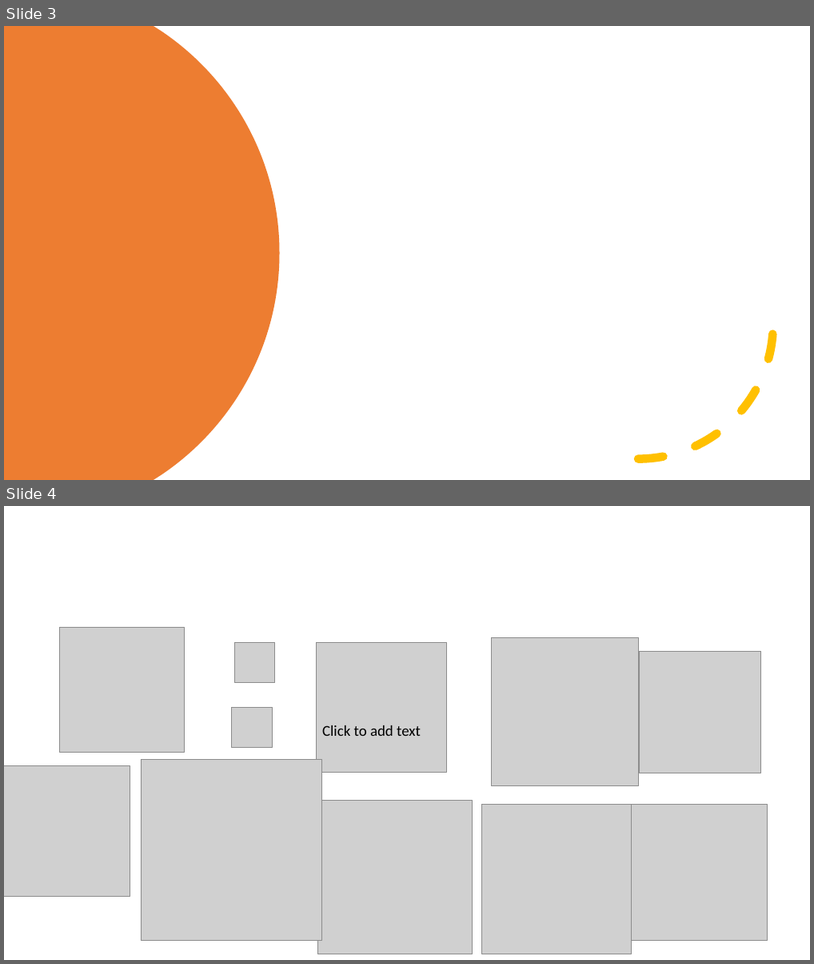
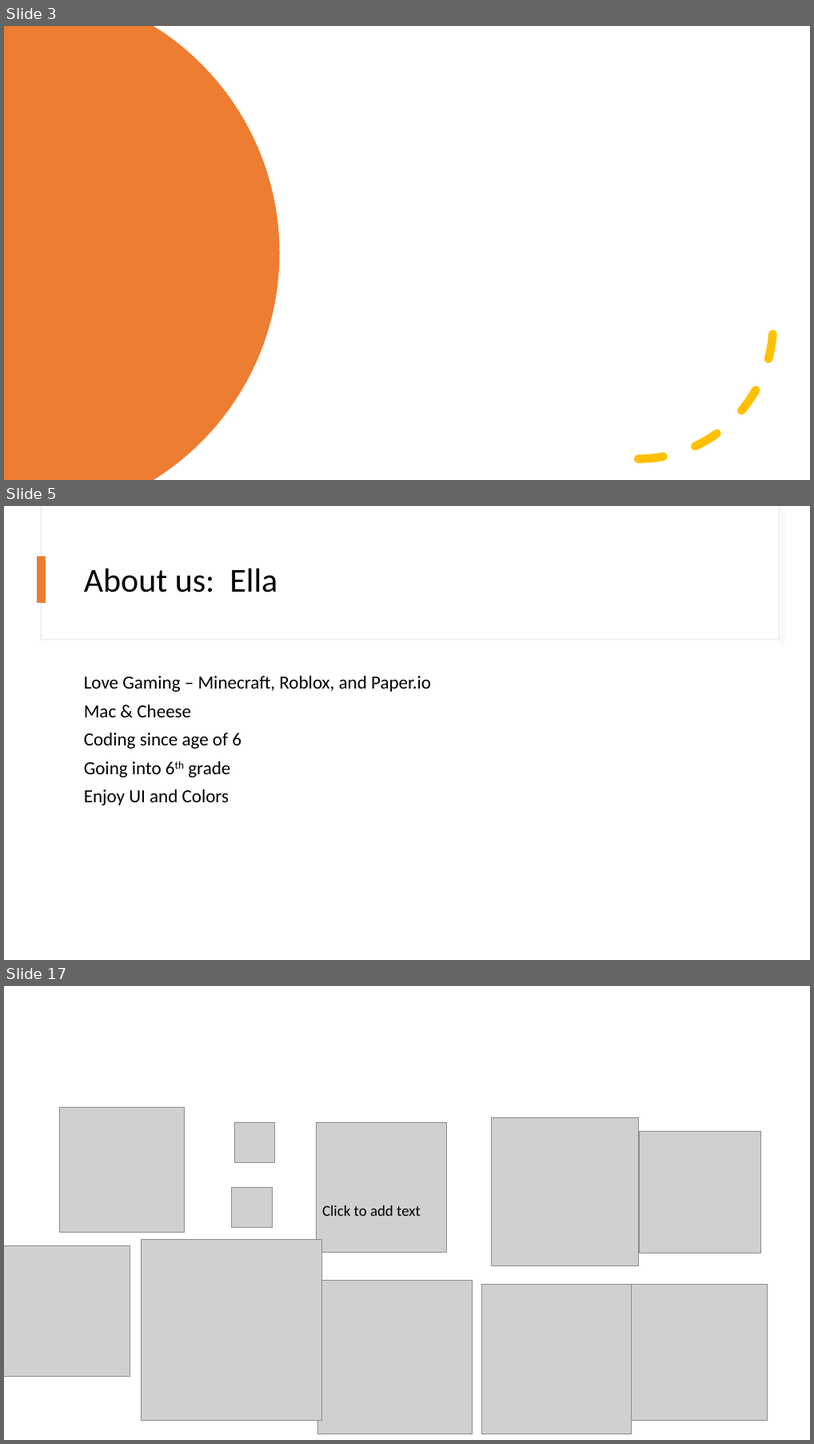
Before and after one commit to kevmoens/ThatConference2022, a slide deck: ThatConference2022.pptx. Shown one above the other, each under a label of ours: slides 3 and 4 before the commit, slides 3, 5 and 17 after it; the slides between them are not shown. The pictures are 814x964 and 814x1444 pixels, drawn with LibreOffice and Linux fonts; fonts in the diff are those of the drawing; grey boxes stand for pictures. Boxes give left, top, right and bottom in pixels: in the first picture for what was removed or moved away, otherwise in the second. Text is boxed around its words. In the diff, an @@ line names an element or a change of style, - is before the commit and + after.

```diff
--- a/ThatConference2022.pptx
+++ b/ThatConference2022.pptx
@@ slide 5 added at box(4, 506, 810, 960), background #FFFFFF @@
@@ rectangle added at box(41, 506, 779, 640), fill #FFFFFF, outline #E1E1E1 0.75 pt @@
@@ rectangle added at box(42, 506, 779, 639), fill #FFFFFF @@
@@ rectangle added at box(38, 556, 46, 603), fill #ED7D31 @@
@@ title added at box(84, 568, 278, 592), 40 pt, text #000000 @@
+About us: Ella
@@ text added at box(84, 676, 431, 805), 22 pt, text #000000 @@
+Love Gaming – Minecraft, Roblox, and Paper.io
+Mac & Cheese
+Coding since age of 6
+Going into 6th grade
+Enjoy UI and Colors
@@ what was slide 4 is now slide 17 @@
```
Also in this commit, not shown: 12 other slides added.
